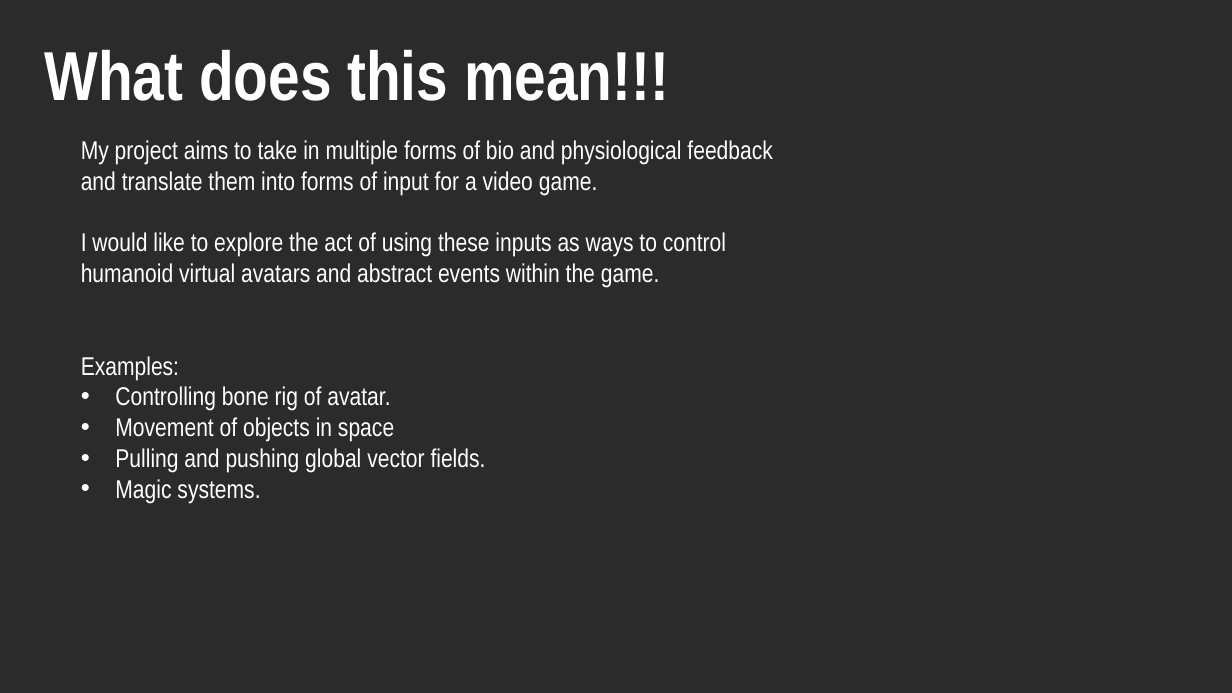
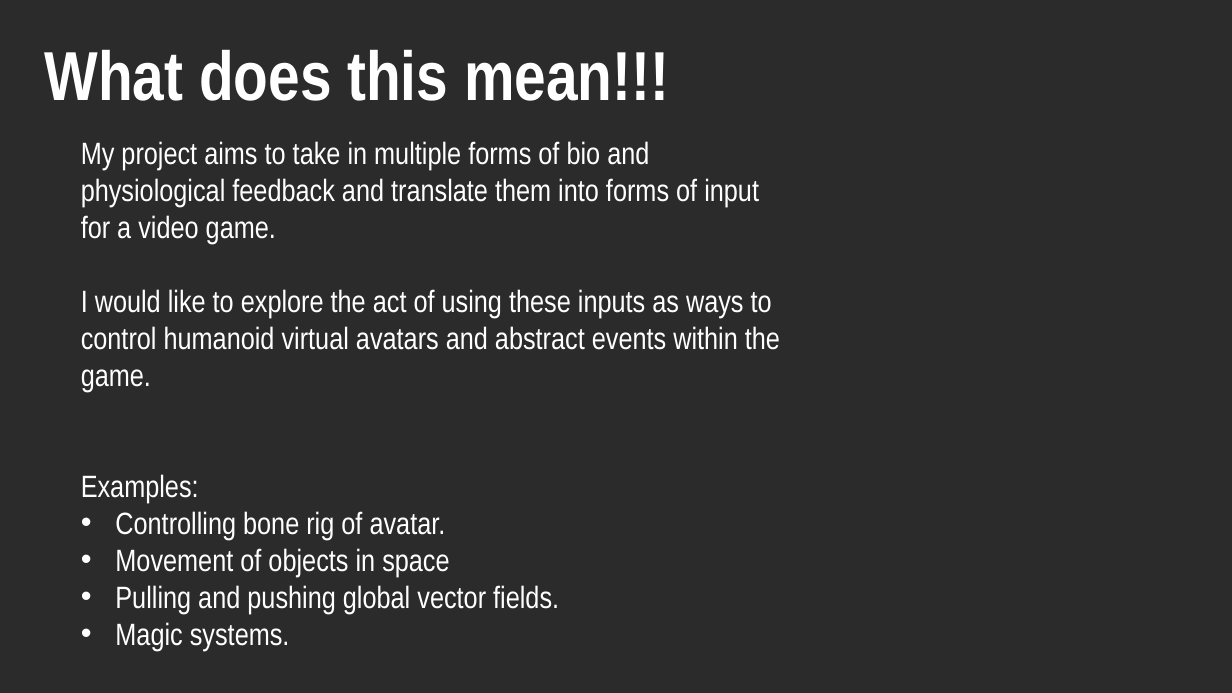
Before and after one commit to Keiishkii/Final-Year-Project, a slide deck: slide 2 of - Presentations/Pre-Proposal Presentation.pptx. Drawn at 1232x693 pixels with LibreOffice and Linux fonts; fonts in the diff are those of the drawing; background and template pictures are left out; a plain dark background stands for a picture behind light text. Boxes give left, top, right and bottom in pixels: in the first picture for what was removed or moved away, otherwise in the second. Text is boxed around its words. In the diff, an @@ line names an element or a change of style, - is before the commit and + after.

```diff
--- a/- Presentations/Pre-Proposal Presentation.pptx
+++ b/- Presentations/Pre-Proposal Presentation.pptx
@@ text "My project aims to take ..." at box(81, 141, 780, 651): size 20 to 24 pt @@
```
Also in this commit, not shown: 5 other slides changed, 1 other file.
